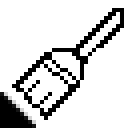
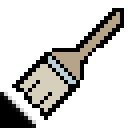
Comparing the layer stacks of the two w=128, h=128 images. Changes:
painted on "Layer 4" over [20, 12, 120, 112]
